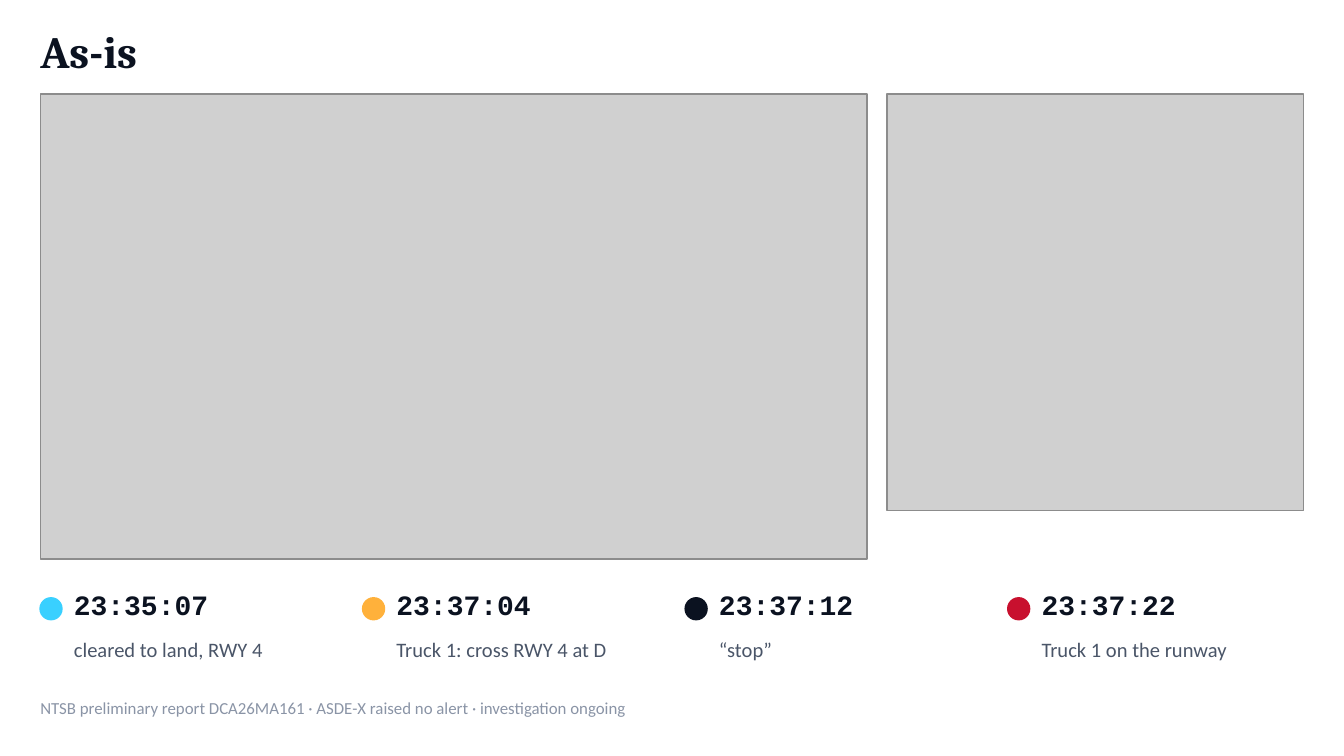
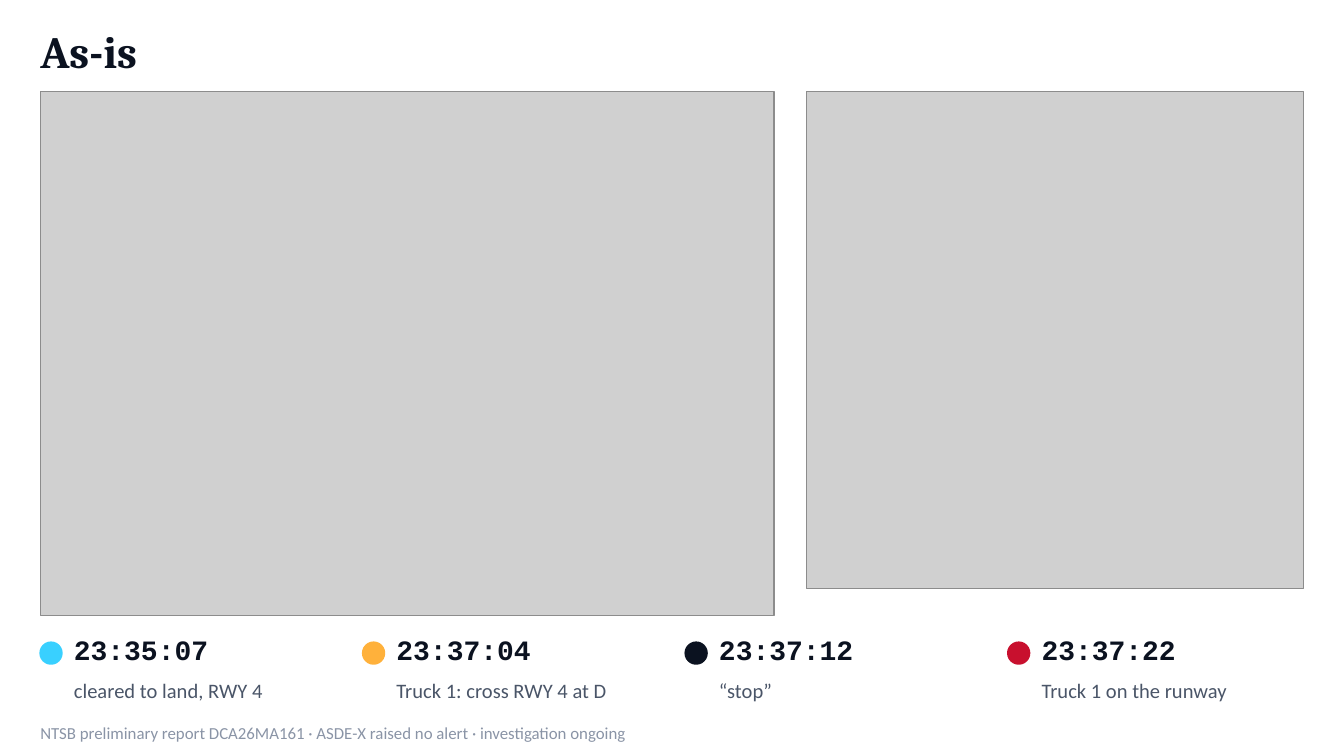
Before and after one commit to francolinx/GMAPS_Fireworks, a slide deck: slide 3 of docs/GMAPS_Fireworks_Deploy_pitch.pptx. Drawn at 1344x756 pixels with LibreOffice and Linux fonts; fonts in the diff are those of the drawing; grey boxes stand for pictures. Boxes give left, top, right and bottom in pixels: in the first picture for what was removed or moved away, otherwise in the second. Text is boxed around its words. In the diff, an @@ line names an element or a change of style, - is before the commit and + after.

```diff
--- a/docs/GMAPS_Fireworks_Deploy_pitch.pptx
+++ b/docs/GMAPS_Fireworks_Deploy_pitch.pptx
@@ picture: place and size @@
-picture at [40, 94, 867, 559]
+picture at [40, 91, 774, 616]
@@ picture: place and size @@
-picture at [887, 94, 1304, 511]
+picture at [806, 91, 1304, 589]
@@ 4 texts, 4 ellipses: place and size @@
-4 texts, 4 ellipses at [40, 596, 1176, 620]
+4 texts, 4 ellipses at [40, 641, 1176, 664]
@@ 4 texts: place and size @@
-4 texts at [74, 642, 1227, 661]
+4 texts at [74, 683, 1227, 702]
@@ text "NTSB preliminary report DCA26MA161 · ...": place and size @@
-text "NTSB preliminary report DCA26MA161 · ..." at [40, 702, 625, 717]
+text "NTSB preliminary report DCA26MA161 · ..." at [40, 727, 625, 742]
```
Also in this commit, not shown: 3 other files.
